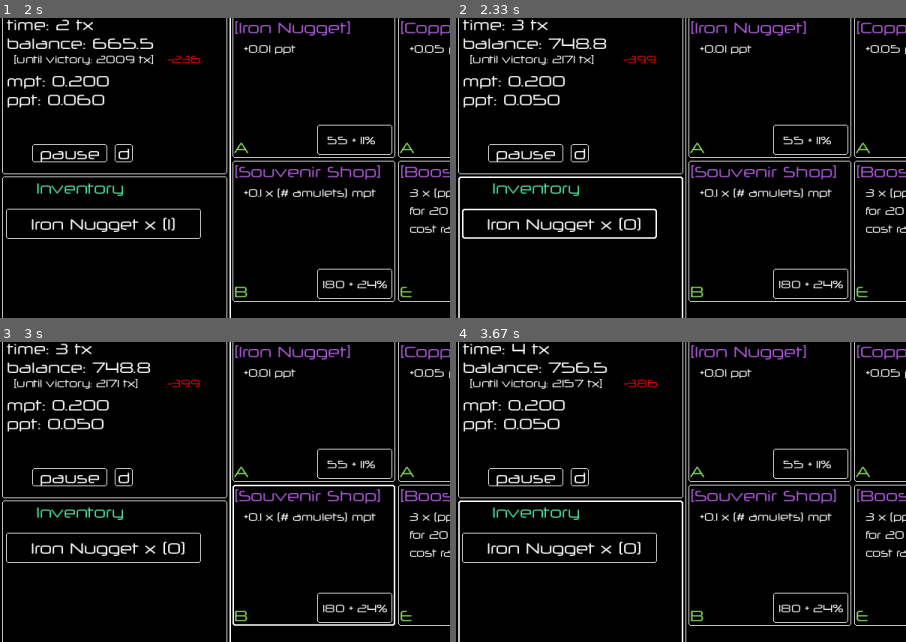
Above: before the commit, frames 1-4 (two rows, left to right).
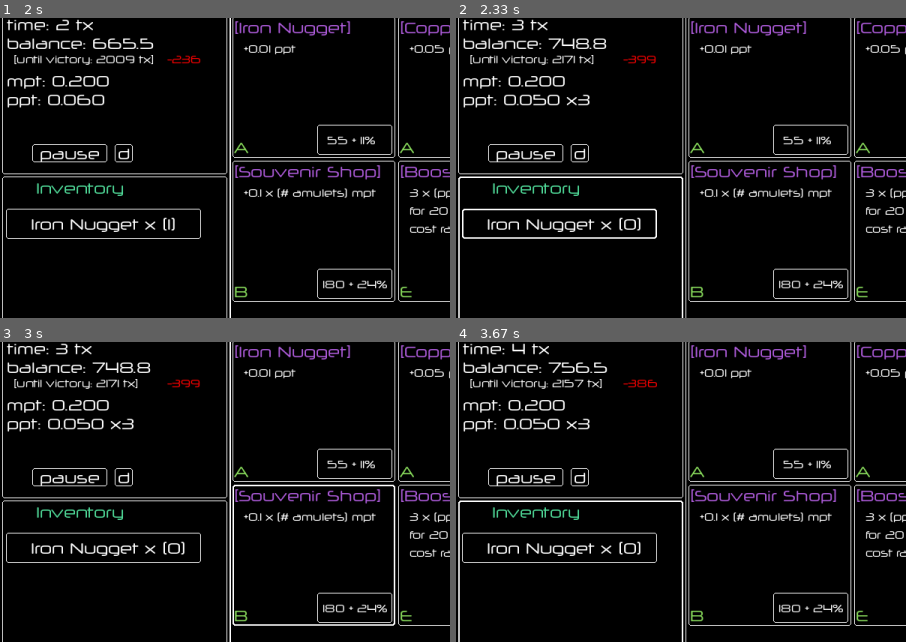
Above: after the commit, the same moments.

Repository: rayannott/economygame
Game: pygame game, started from main.py
The game is run twice, just before and just after one commit, with the same random seed, the same clock (stepped at 60 frames per second) and the same inputs.
Inputs (mouse positions are % of the whole screen's width and height, from its top left):
- Up to frame 1 (2 s): click "50 + 10%" at 0.38 s; click (51, 56) at 0.72 s; click "100 + 10%" at 1.05 s; click (24, 13) at 1.38 s; click "1000 + 5%" at 1.72 s
- Up to frame 2 (2.33 s): click "Iron Nugget x (1)" at 2.05 s
- Up to frame 3 (3 s): click (47, 33) at 2.38 s; click (36, 29) at 2.72 s
- Up to frame 4 (3.67 s): click (76, 41) at 3.05 s; click (17, 60) at 3.38 s
The pictures show only the part of the screen within x 0-50%, y 4-54%; the shares and areas given below are measured in that part.

Frame 1 is identical in both runs. In frame 2, 0.1% of the frame differs, in the area x 24-30%, y 25-30%; in frame 3, 0.1%; in frame 4, 0.1%.

Commit message:
modules pep8

Diff:
--- a/base_objects.py
+++ b/base_objects.py
@@ -4,6 +4,7 @@
 from copy import copy
 
 from utils import COST_INCREASE_PER_TICK
+
 
 class ShopItemType(Enum):
     '''
--- a/game.py
+++ b/game.py
@@ -1,10 +1,9 @@
-
-
 from collections import Counter
 import time
+
 import pygame
+
 from base_objects import Cost, ShopCell, ShopItemType
-
 from player import Player
 from gui.gui_rect import Button, Label, Notification, ProgressBar, Panel
 from gui.pygame_utils import BLACK, EFFECTS_PANEL_SIZE, FONT_NORM, FRAMERATE, GREEN, INFO_PANEL_SIZE, INVENTORY_PANEL_SIZE, RED, SHOP_PANEL_SIZE, WHITE, WINDOW_SIZE, FONT_HUGE, FONT_SMALL, CP0, INV_BTN_SLOT_SIZE
@@ -105,7 +104,7 @@
         self.info_panel.labels[4].set_text(f'{winning_by:.0f}')
         self.info_panel.labels[4].set_color(GREEN if winning_by >= 0 else RED)
         self.info_panel.labels[5].set_text(f'mpt: {self.player.mpt:.3f}')
-        self.info_panel.labels[6].set_text(f'ppt: {self.player.ppt:.3f}')
+        self.info_panel.labels[6].set_text(f'ppt: {self.player.ppt:.3f}{" x3" if self.player.effect_flags.double_ppt else ""}')
 
         self.info_panel.update(current_mouse_pos)
 
@@ -210,7 +209,6 @@
                             print('inv spending history:', self.player.spent_on_each_shop_item)
                             print('effect flags:', self.player.effect_flags)
                             print('effect duration boost:', self.player.effect_duration_boost)
-                            self.spawn_notification('debug', pos)
 
                     elif self.shop_panel.clicked():
                         what_clicked = self.shop_panel.object_clicked()
--- a/gui/gui_rect.py
+++ b/gui/gui_rect.py
@@ -4,7 +4,6 @@
 import pygame
 
 from gui.pygame_utils import FONT_NORM
-
 from .pygame_utils import BLACK, CP0, FONT_HUGE, FONT_SMALL, FONT_NORM, GREY, WHITE, WINDOW_SIZE, shift
 
 
--- a/gui/gui_shop.py
+++ b/gui/gui_shop.py
@@ -1,5 +1,3 @@
-from typing import Type
-
 import pygame
 
 from base_objects import ProfitGen, ShopCell, ShopItem, Shop
--- a/player.py
+++ b/player.py
@@ -2,9 +2,9 @@
 from copy import deepcopy
 from dataclasses import dataclass
 import math
+
 from base_objects import Cost, Effect, ShopCell, ShopItem, ShopItemType
 from shop_items import Bakery, SouvenirShop, BoostPpt
-
 from utils import INITIAL_BALANCE, INITIAL_MPT, INITIAL_PPT, GOAL_BALANCE, AVAILABLE_EFFECTS_SLOTS
 
 @dataclass
